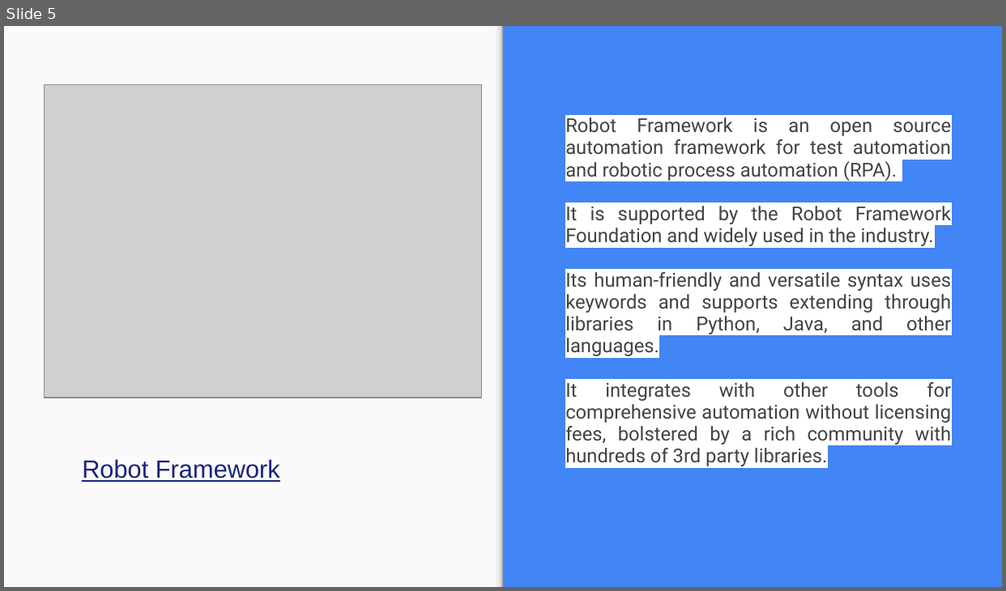
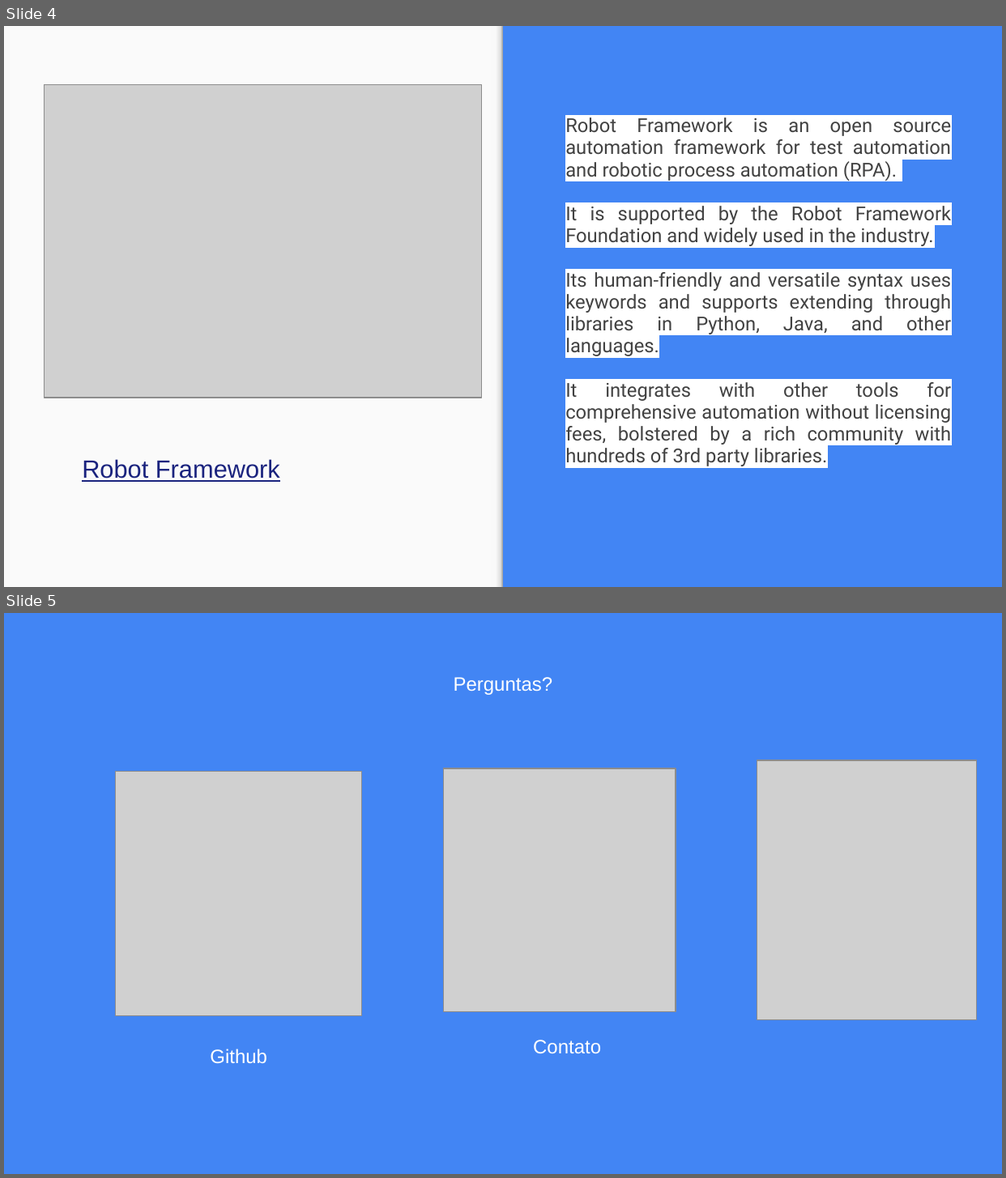
Before and after one commit to MarLops/RPA_init, a slide deck: Apresentação.pptx. Shown one above the other, each under a label of ours: slide 5 before the commit, slides 4 and 5 after it. The pictures are 1006x591 and 1006x1178 pixels, drawn with LibreOffice and Linux fonts; fonts in the diff are those of the drawing; grey boxes stand for pictures. Boxes give left, top, right and bottom in pixels: in the first picture for what was removed or moved away, otherwise in the second. Text is boxed around its words. In the diff, an @@ line names an element or a change of style, - is before the commit and + after.

Commit message:
feat: apresentação

```diff
--- a/Apresentação.pptx
+++ b/Apresentação.pptx
@@ slide 5 added at (4, 613, 1002, 1174), background #4285F4 @@
@@ text added at (454, 677, 553, 695), 14 pt, text #FFFFFF @@
+Perguntas?
@@ picture added at (116, 772, 362, 1016) @@
@@ picture added at (443, 769, 675, 1012) @@
@@ picture added at (757, 760, 977, 1021) @@
@@ text added at (210, 1049, 267, 1063), 14 pt, text #FFFFFF @@
+Github
@@ text added at (533, 1040, 601, 1054), 14 pt, text #FFFFFF @@
+Contato
@@ what was slide 5 is now slide 4 @@
```
Also in this commit, not shown: 1 slide changed.
